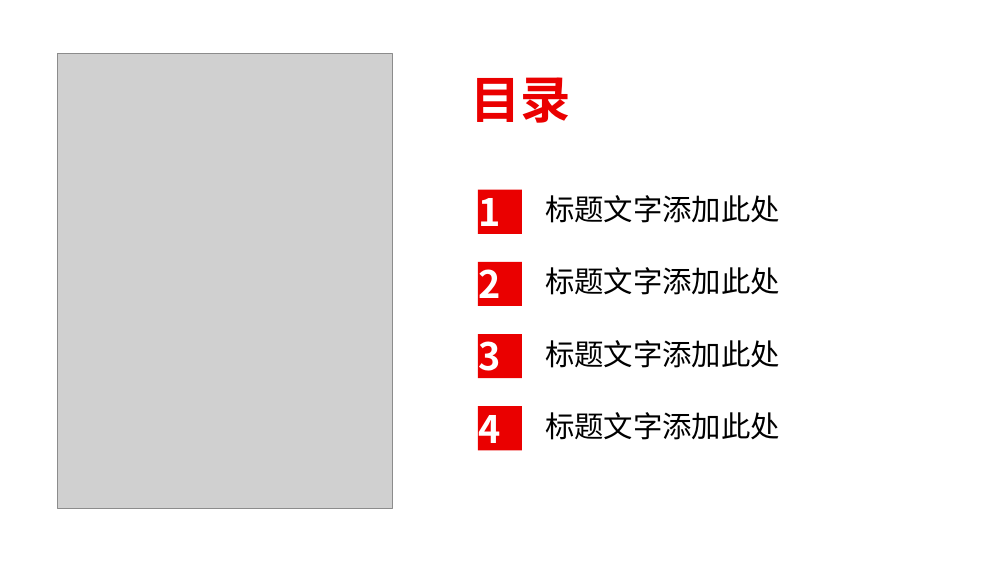
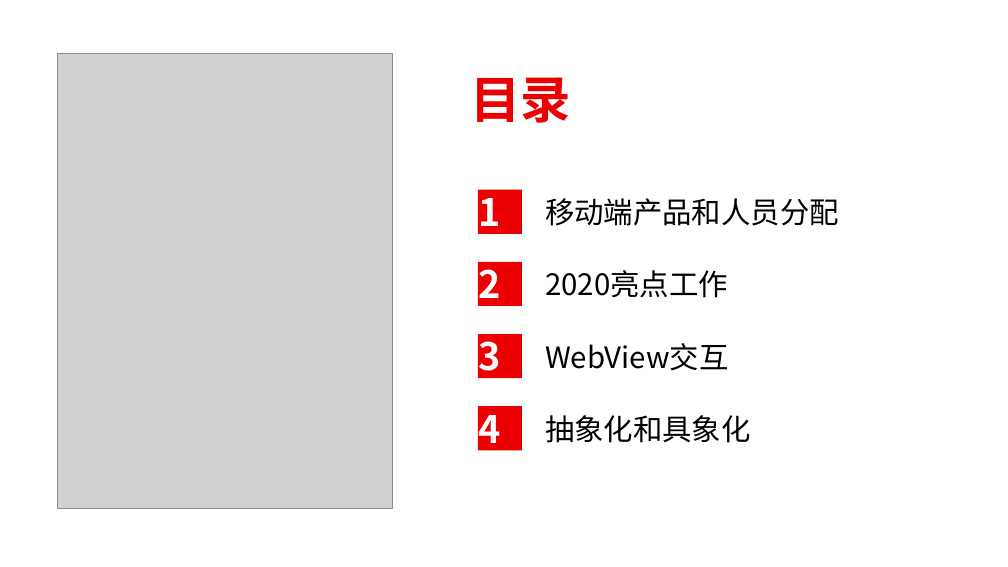
Before and after one commit to Andy888888/Mobile_Develop_Res, a slide deck: slide 2 of PPT/燕文强2020-2021年度述职报告.pptx (slide 3 before the commit). Drawn at 1008x567 pixels with LibreOffice and Linux fonts; fonts in the diff are those of the drawing; grey boxes stand for pictures. Boxes give left, top, right and bottom in pixels: in the first picture for what was removed or moved away, otherwise in the second. Text is boxed around its words. In the diff, an @@ line names an element or a change of style, - is before the commit and + after.

```diff
--- a/PPT/燕文强2020-2021年度述职报告.pptx
+++ b/PPT/燕文强2020-2021年度述职报告.pptx
@@ text added at (545,198,839,226), 28 pt, text #000000 @@
+移动端产品和人员分配
@@ text at (545,270,728,298): text changed @@
-标题文字添加此处
+2020亮点工作
@@ text at (545,343,728,371): text changed @@
-标题文字添加此处
+WebView交互
@@ text at (545,415,751,443): text changed @@
-标题文字添加此处
+抽象化和具象化
@@ text removed at (545,412,780,440) @@
-标题文字添加此处
```
Also in this commit, not shown: 9 slides added, 1 slide removed.
